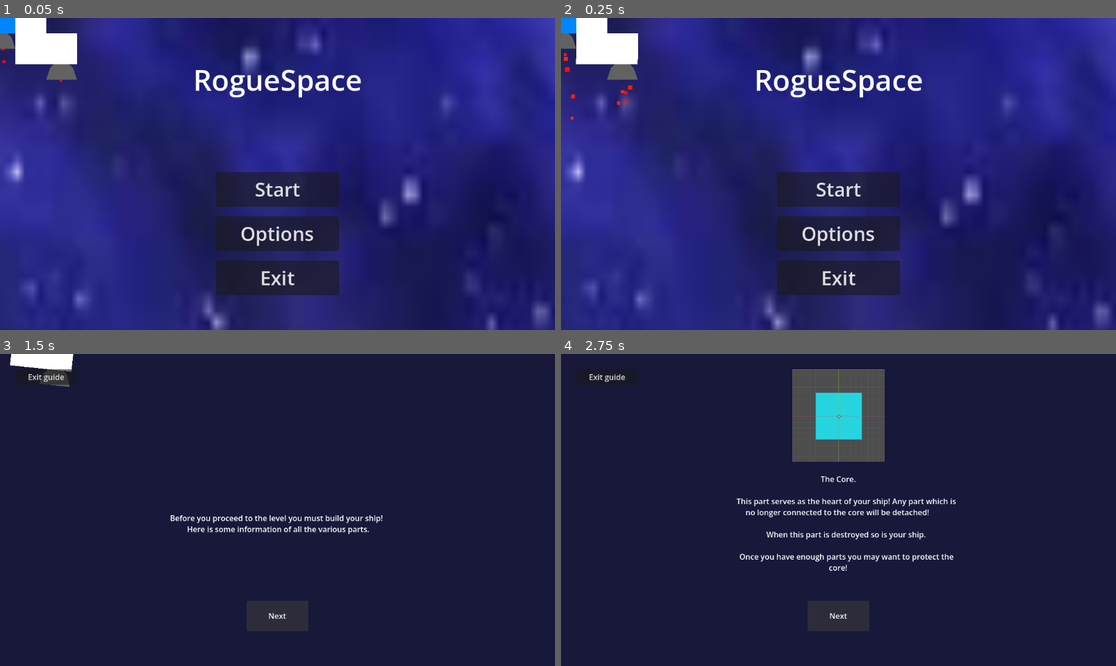
Above: before the commit, frames 1-4 (two rows, left to right).
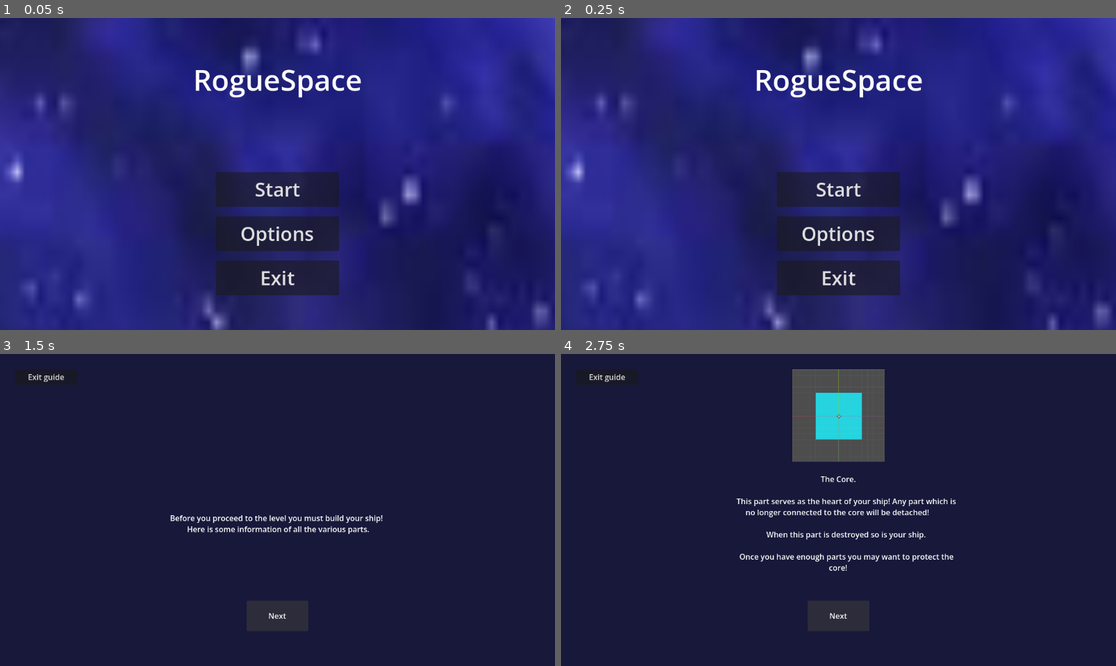
Above: after the commit, the same moments.

Repository: Taydo629/RogueSpace
Game: Godot game, scene res://scenes/main_game.tscn
Same seed, same stepped clock (60 frames per second), same inputs: the game is played once before the commit and once after it.
Inputs:
- Up to frame 1 (0.05 s): no input
- Up to frame 2 (0.25 s): no input
- Up to frame 3 (1.5 s): click "Start" at 0.5 s; click "Next" at 1.25 s
- Up to frame 4 (2.75 s): click "Next" at 2 s

The runs differ from the first frame. In frame 1, 1.9% of the frame differs, in the area x 0-14%, y 0-21%; in frame 2, 2.0%, in the area x 0-14%, y 0-33%; in frame 3, 0.7%; in frame 4, nothing differs.

Commit message:
Handle NPC ship destruction
This ensures that when the NPC ship core is destroyed all of its parts including detached ones are re parented to the level generator.
This is good behaviour as this allows the level generator to be able to cleanup any left over parts when generating the next level

Diff:
--- a/scripts/levelgeneration_component.gd
+++ b/scripts/levelgeneration_component.gd
@@ -38,7 +38,8 @@
 	for i in number_of_npcs:
 		var NPC_instance = NPC.instantiate()
 		var NPC_ship = valid_npcs.pick_random()
-		NPC_instance.position = Vector2(randi_range(playable_bound_x.x,playable_bound_x.y),randi_range(playable_bound_y.x,playable_bound_y.y))
+		#NPC_instance.position = Vector2(randi_range(playable_bound_x.x,playable_bound_x.y),randi_range(playable_bound_y.x,playable_bound_y.y))
+		NPC_instance.position = Vector2(-200,0)
 		NPC_instance.ship_graph = NPC_ship.ship_graph.get_dictionary()
 		NPC_instance.grid_dim = NPC_ship.grid_size
 		add_child(NPC_instance)
--- a/scripts/npc.gd
+++ b/scripts/npc.gd
@@ -15,6 +15,7 @@
 func _ready() -> void:
 	collision_shape_2d.shape.radius = detection_range
 	part_component.graph_changed.connect(reinitialise_components)
+	part_component.ship_destroyed.connect(destroy_ship)
 	npc_input_component.anchor_pos = global_position
 	npc_input_component.detection_area = detection_area
 	npc_input_component.wander_range = wander_range
@@ -35,3 +36,11 @@
 	ship_graph = part_component.ship_graph
 	movement_component.initalise_movement(ship_graph)
 	weapon_component.initalise_weapons(ship_graph)
+
+func destroy_ship() -> void:
+	print("Destroying ship")
+	for node in part_component.get_children():
+		# Reparent to node above i.e. Level generator
+		node.reparent(get_parent())
+	print("All parts removed from ship")
+	queue_free()
--- a/scripts/part_component.gd
+++ b/scripts/part_component.gd
@@ -5,6 +5,7 @@
 var ship_graph: Dictionary
 
 signal graph_changed
+signal ship_destroyed
 
 func _ready() -> void:
 	parent = get_parent()
@@ -79,6 +80,7 @@
 		ship_graph.clear()
 		print("Emitting the part_removed Signal")
 		graph_changed.emit()
+		ship_destroyed.emit()
 		return
 	else:
 		for key in ship_graph.keys():
